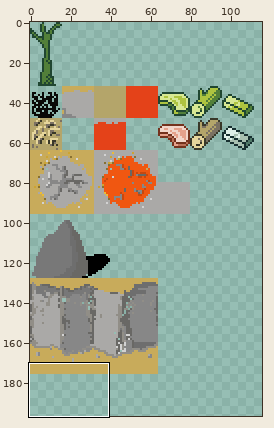
Edited in one commit: sprite sheet (assets/sprites/tileset_main.png). The first picture is a wide view before the edit; the outline marks the close-up.
Close-up. Earlier state:
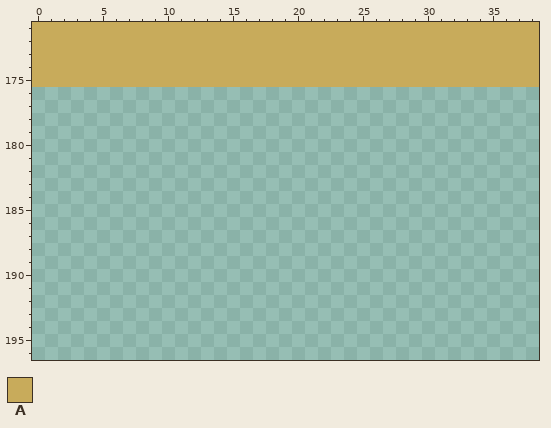
The file is 256x256 pixels. Shown: x 0..38, y 171..196. The wide view leaves out empty margins.
Palette (. is transparent): A #c8ab5b
Pixels before, first column x 0:
171 AAAAAAAAAAAAAAAAAAAAAAAAAAAAAAAAAAAAAAA
172 AAAAAAAAAAAAAAAAAAAAAAAAAAAAAAAAAAAAAAA
173 AAAAAAAAAAAAAAAAAAAAAAAAAAAAAAAAAAAAAAA
174 AAAAAAAAAAAAAAAAAAAAAAAAAAAAAAAAAAAAAAA
175 AAAAAAAAAAAAAAAAAAAAAAAAAAAAAAAAAAAAAAA
And afterwards:
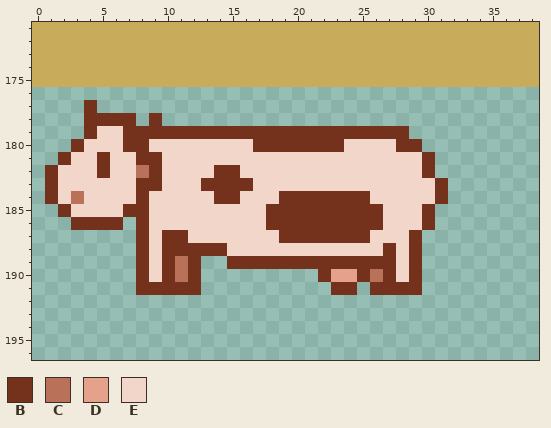
Colours new in this view: B #74321d  C #ba7159  D #e5a18b  E #f2d6ca
From old to new:
Changed rows in their new state; - is an unchanged pixel.
first column x 1:
177 ---B---------------------------
178 ---BBBB-B----------------------
179 ---BEEBBBBBBBBBBBBBBBBBBBBBB---
180 --BEEEBBEEEEEEEEBBBBBBBEEEEBB--
181 -BEEBEEBBEEEEEEEEEEEEEEEEEEEEB-
182 BEEEBEECBEEEEBBEEEEEEEEEEEEEEB-
183 BEEEEEEBBEEEBBBBEEEEEEEEEEEEEEB
184 BECEEEEBEEEEEBBEEEBBBBBBBEEEEEB
185 -BEEEEBBEEEEEEEEEBBBBBBBBBEEEB-
186 --BBBB-BEEEEEEEEEBBBBBBBBBEEEB-
187 -------BEBBEEEEEEEBBBBBBBEEEB--
188 -------BEBBBBBEEEEEEEEEEEEBEB--
189 -------BEBCB--BBBBBBBBBBBBBEB--
190 -------BEBCB---------BDDBCBEB--
191 -------BBBBB----------BB-BBBB--
